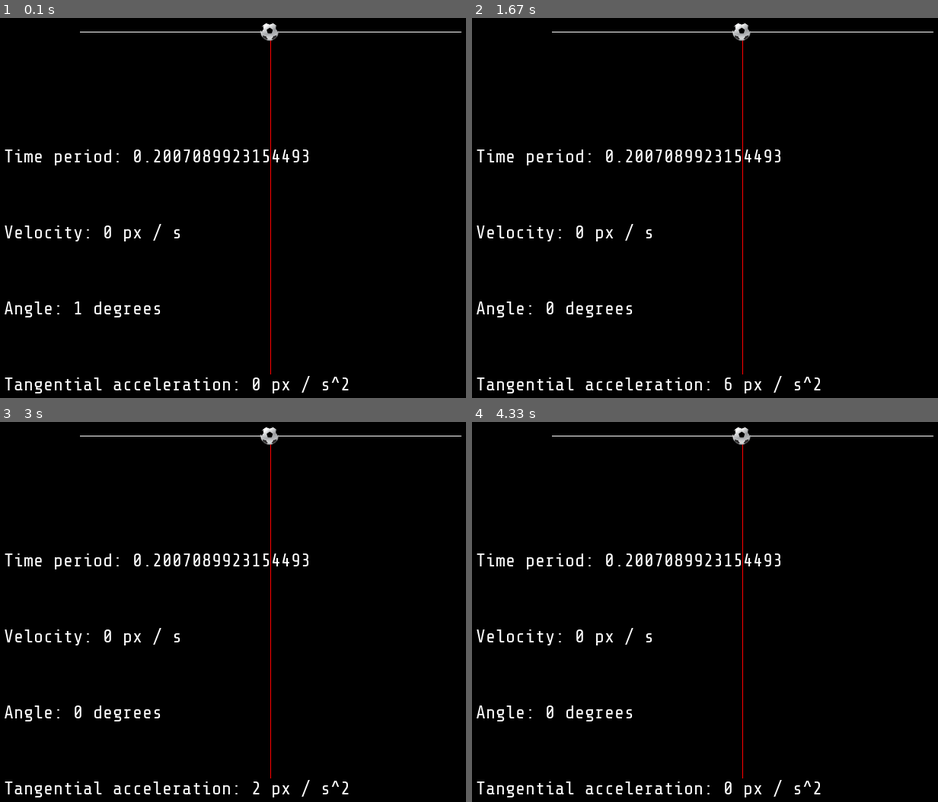
Above: before the commit, frames 1-4 (two rows, left to right).
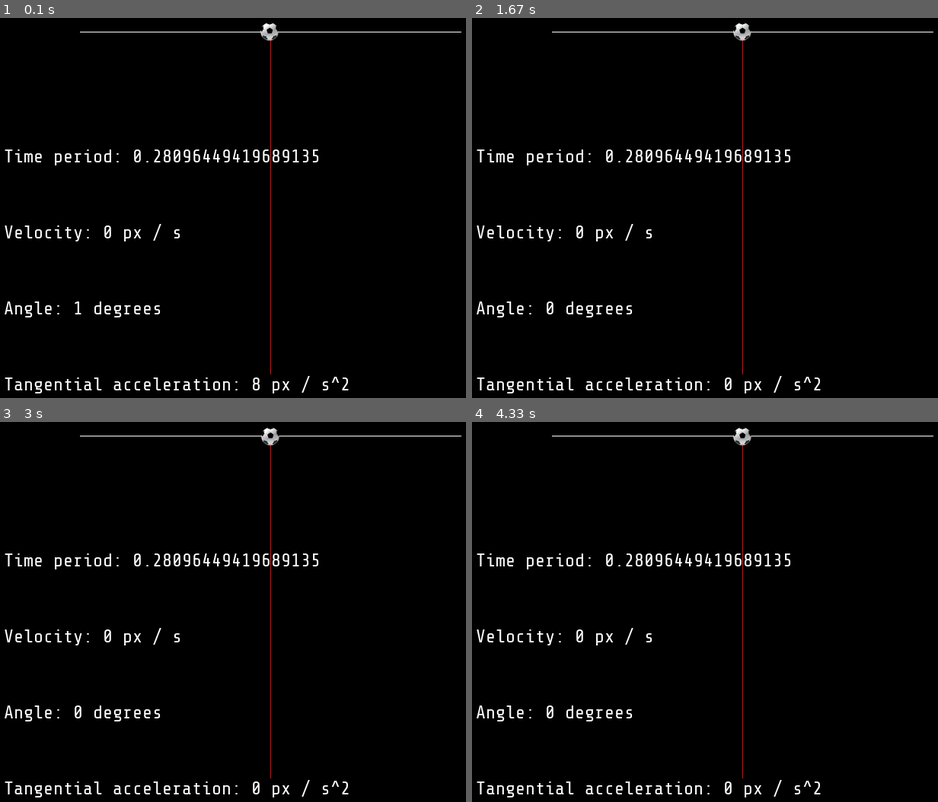
Above: after the commit, the same moments.

Repository: samkas125/pygame_simulations
Game: pygame game, started from pendulum.py
Same seed, same stepped clock (60 frames per second), same inputs: the game is played once before the commit and once after it.
Inputs:
- Up to frame 1 (0.1 s): type "1 (at the terminal prompt)" at 0 s; type "1 (at the terminal prompt)" at 0 s; type "1 (at the terminal prompt)" at 0 s; type "1 (at the terminal prompt)" at 0 s
- Up to frame 2 (1.67 s): tap Space at 0.33 s
- Up to frame 3 (3 s): no input
- Up to frame 4 (4.33 s): no input

The runs differ from the first frame. In frame 1, 0.4% of the frame differs, in the area x 35-69%, y 34-98%; in frame 2, 0.5%; in frame 3, 0.5%, in the area x 35-69%, y 1-98%; in frame 4, 0.5%.

Commit message:
changed fps in order to fix latency issue in time period calculation

Diff:
--- a/pendulum.py
+++ b/pendulum.py
@@ -4,8 +4,8 @@
 import os
 
 
-# theta = 70
-# length = 400
+theta = 70
+length = 400.0
 n = 0
 while n < 2:
     theta = float(input('Enter the initial angle of displacement of the pendulum (90 to 0) : '))
@@ -14,7 +14,7 @@
     else:
         print("Invalid value for angle of displacement. Please enter again")
         continue
-    length = int(input("Enter the length of the pendulum in pixels (10 to 500): "))
+    length = float(input("Enter the length of the pendulum in pixels (10 to 500): "))
     if length <= 500 and length >= 10:
         n += 1
     else:
@@ -28,14 +28,15 @@
 
 WINDOW = pygame.display.set_mode((900, 600))
 pygame.display.set_caption('Pendulum simulation')
-FPS = 200
+FPS = 30
 BOB_OBJ = pygame.image.load(os.path.join('assets', 'soccerball.png'))
 font = pygame.font.Font(os.path.join('fonts', 'font.ttf'), 24)
 text_color = (255, 255, 255)
 OX = 450
 OY = 50
 ORIGIN = (OX, OY)
-G = 9.8 * 100
+G = 500.1
+PI = math.pi
 
 def draw_window(rad, vel, accel):
     WINDOW.fill((0, 0, 0))
@@ -47,7 +48,7 @@
     velocity = font.render(f'Velocity: {int(vel)} px / s', True, text_color)
     angle = font.render(f'Angle: {int((rad/math.pi) * 180)} degrees', True, text_color)
     acceleration = font.render(f'Tangential acceleration: {int(accel)} px / s^2', True, text_color)
-    timeP_form = font.render(f'Time period: {(2 * math.pi) * math.sqrt(length/G)}', True, text_color)
+    timeP_form = font.render(f'Time period: {(2 * math.pi) * math.sqrt(float(length)/float(G))}', True, text_color)
     WINDOW.blit(timeP_form, (100, 200))
     WINDOW.blit(velocity, (100, 300))
     WINDOW.blit(angle, (100, 400))
@@ -75,7 +76,7 @@
 
     radian = (theta/180) * math.pi
     vel = 0
-    accel = 0
+    accel = G * math.sin(radian)
     clock = pygame.time.Clock()
     started = False
     run = True
